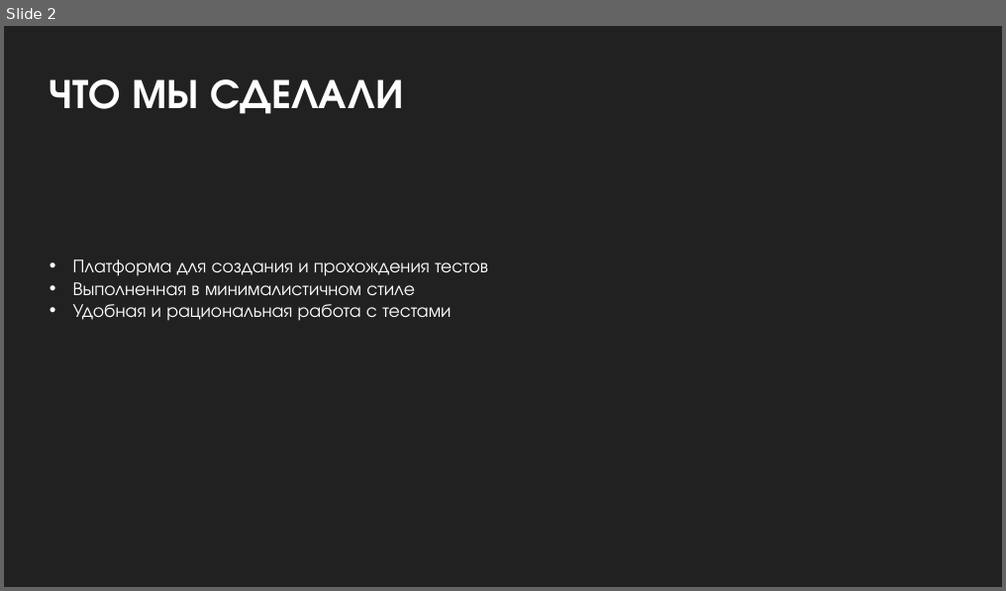
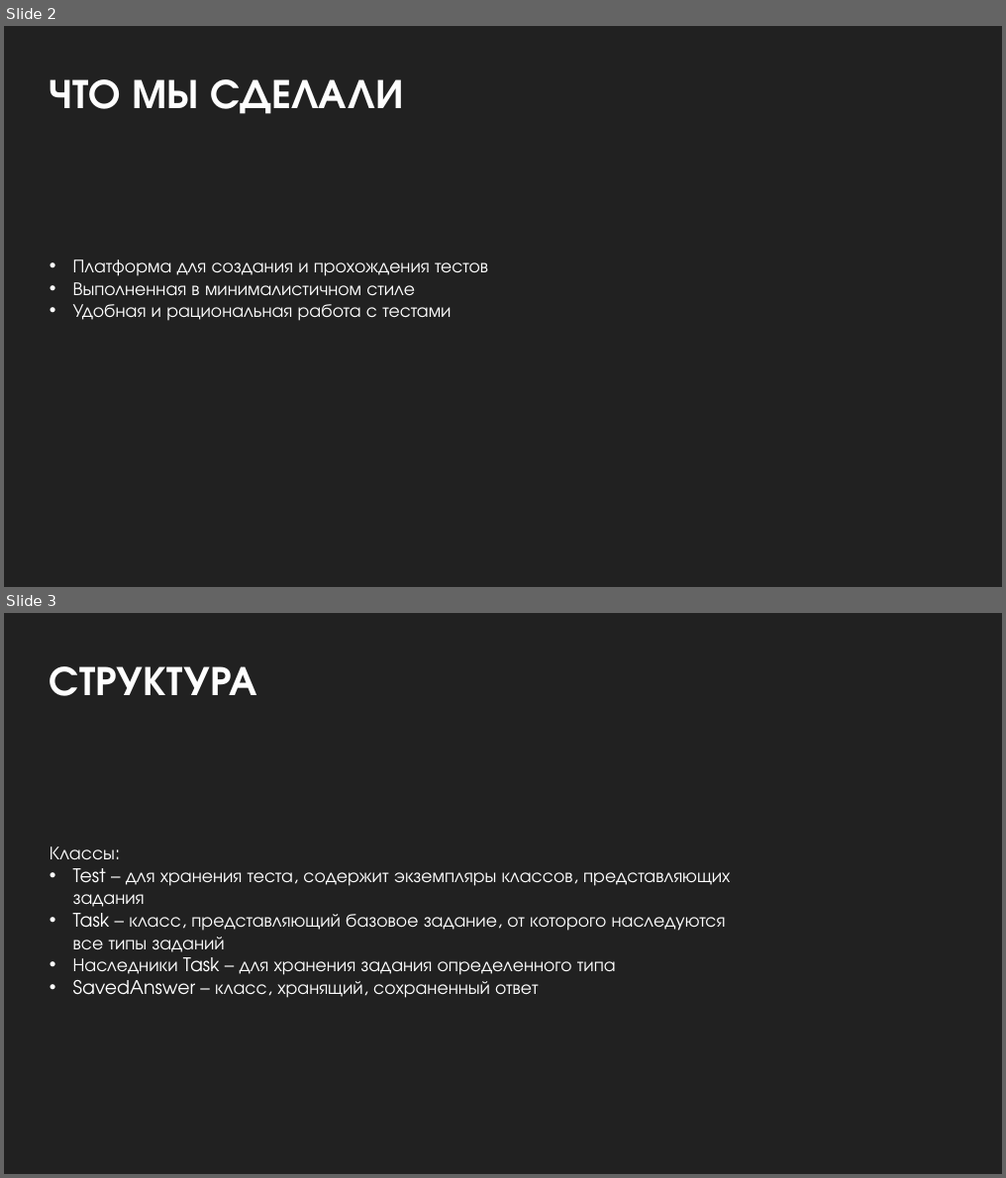
Before and after one commit to BadCatSet/YalWeb2022, a slide deck: документация/презентация.pptx. Shown one above the other, each under a label of ours: slide 2 before the commit, slides 2 and 3 after it. The pictures are 1006x591 and 1006x1178 pixels, drawn with LibreOffice and Linux fonts; fonts in the diff are those of the drawing. Boxes give left, top, right and bottom in pixels: in the first picture for what was removed or moved away, otherwise in the second. Text is boxed around its words. In the diff, an @@ line names an element or a change of style, - is before the commit and + after.

```diff
--- a/документация/презентация.pptx
+++ b/документация/презентация.pptx
@@ slide 3 added at (x1=4, y1=613, x2=1002, y2=1174), background #212121 @@
@@ text added at (x1=50, y1=666, x2=257, y2=696), 40 pt, text #FEFEFE, bold @@
+СТРУКТУРА
@@ text added at (x1=50, y1=847, x2=730, y2=998), 18 pt, text #FFFFFF @@
+Классы:
+• Test – для хранения теста, содержит экземпляры классов, представляющих задания
+• Task – класс, представляющий базовое задание, от которого наследуются все типы заданий
+• Наследники Task – для хранения задания определенного типа
+• SavedAnswer – класс, хранящий, сохраненный ответ
```
Also in this commit, not shown: 3 slides changed, 1 other slide added, 2 slides removed.
